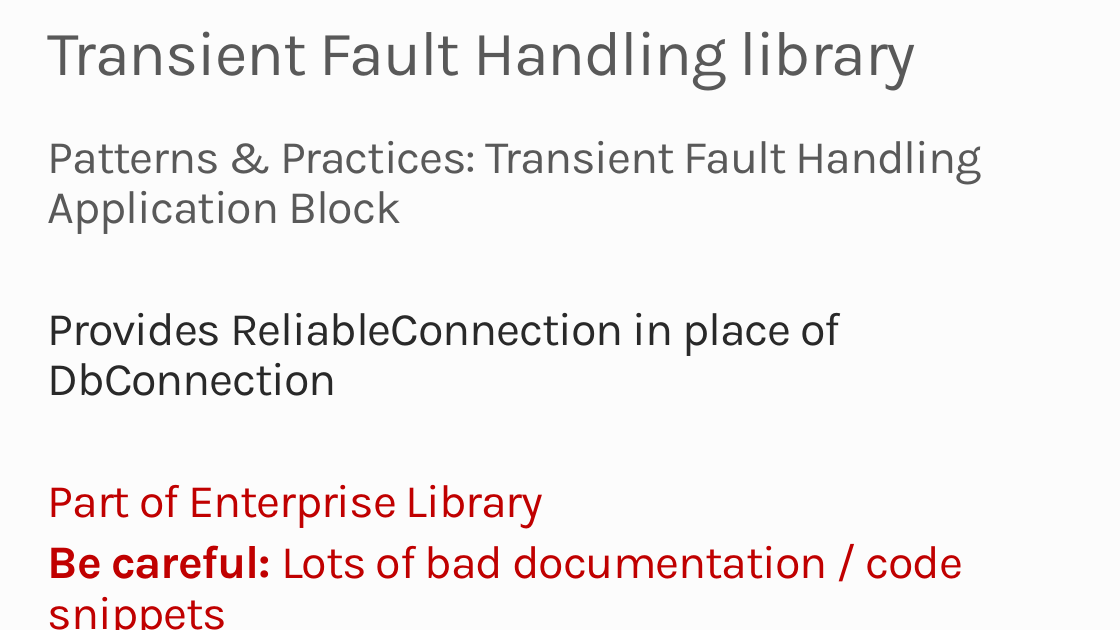
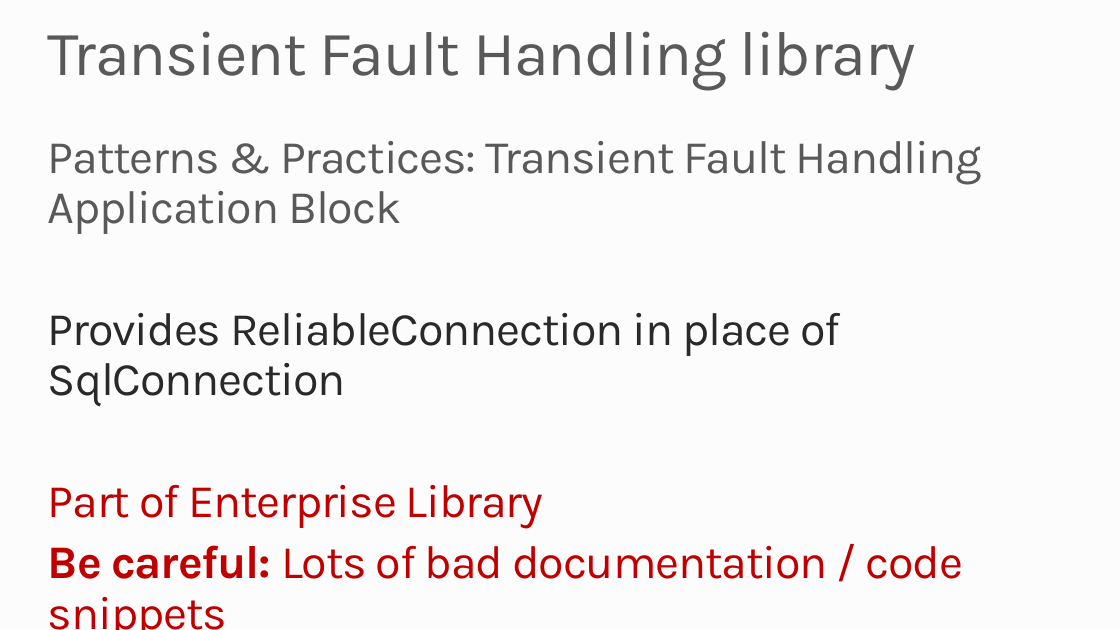
Before and after one commit to robdmoore/SQLAzureTransientDemo, a slide deck: slide 32 of Presentation.pptx (slide 31 before the commit). Drawn at 1120x630 pixels with LibreOffice and Linux fonts; fonts in the diff are those of the drawing; background and template pictures are left out. Boxes give left, top, right and bottom in pixels: in the first picture for what was removed or moved away, otherwise in the second. Text is boxed around its words. In the diff, an @@ line names an element or a change of style, - is before the commit and + after.

```diff
--- a/Presentation.pptx
+++ b/Presentation.pptx
@@ text at [48,313,840,407]: text changed @@
-Provides ReliableConnection in place of DbConnection
+Provides ReliableConnection in place of SqlConnection
```
Also in this commit, not shown: 4 other slides changed, 1 slide added.
